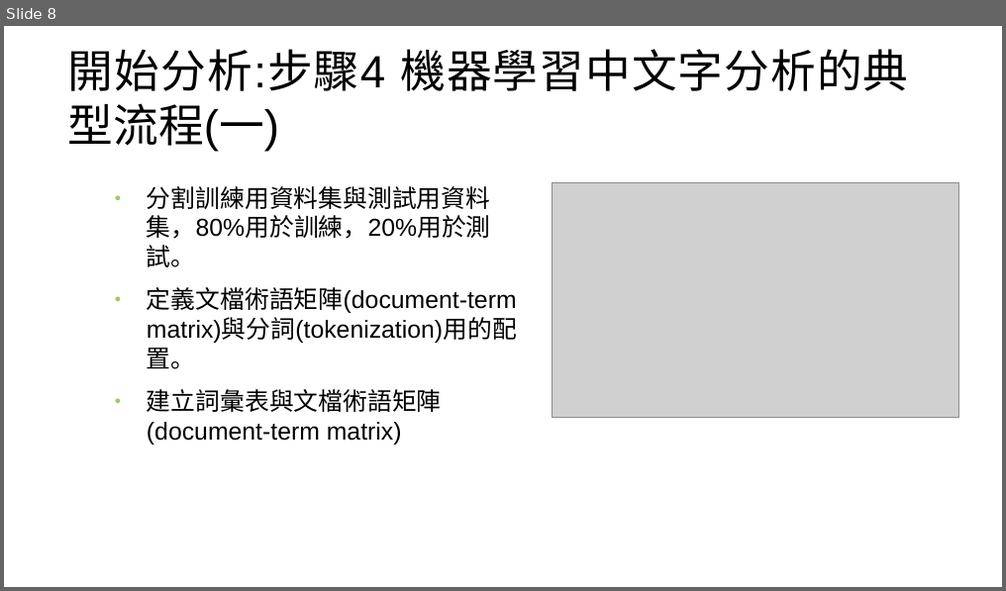
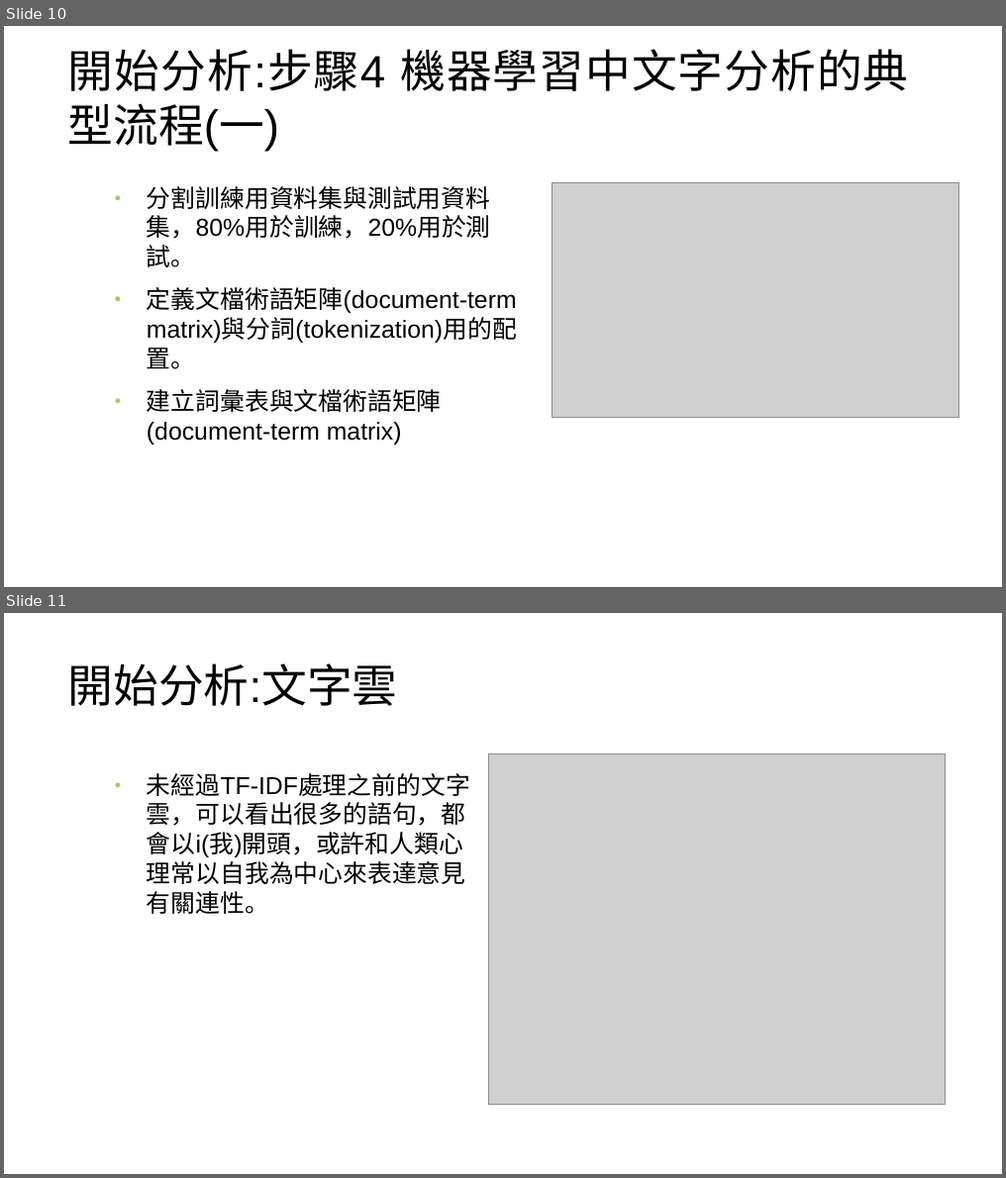
Before and after one commit to alen410/Allen, a slide deck: Week3/Twitter sentiment analysis using R with Sentiment140 dataset.odp. Shown one above the other, each under a label of ours: slide 8 before the commit, slides 10 and 11 after it. The pictures are 1006x591 and 1006x1178 pixels, drawn with LibreOffice and Linux fonts; fonts in the diff are those of the drawing; grey boxes stand for pictures; background and template pictures are left out. Boxes give left, top, right and bottom in pixels: in the first picture for what was removed or moved away, otherwise in the second. Text is boxed around its words. In the diff, an @@ line names an element or a change of style, - is before the commit and + after.

```diff
--- a/Week3/Twitter sentiment analysis using R with Sentiment140 dataset.odp
+++ b/Week3/Twitter sentiment analysis using R with Sentiment140 dataset.odp
@@ slide 11 added at (4,613,1002,1174), background picture (left out) @@
@@ title added at (68,663,398,706), 36 pt, text #000000 @@
+開始分析:文字雲
@@ picture added at (488,755,944,1105) @@
@@ text added at (147,773,470,914), 19.5 pt, text #000000 @@
+● 未經過TF-IDF處理之前的文字雲，可以看出很多的語句，都會以i(我)開頭，或許和人類心理常以自我為中心來表達意見有關連性。
@@ what was slide 8 is now slide 10 @@
```
Also in this commit, not shown: 3 other slides added, 3 other files.
